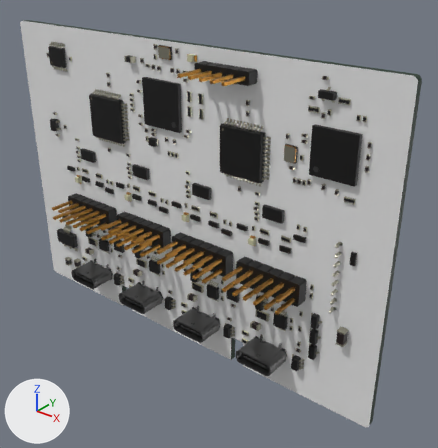
An edit to the glTF model site/assets/pcb/data-port-x4-v2.glb, drawn before and after from the same camera.
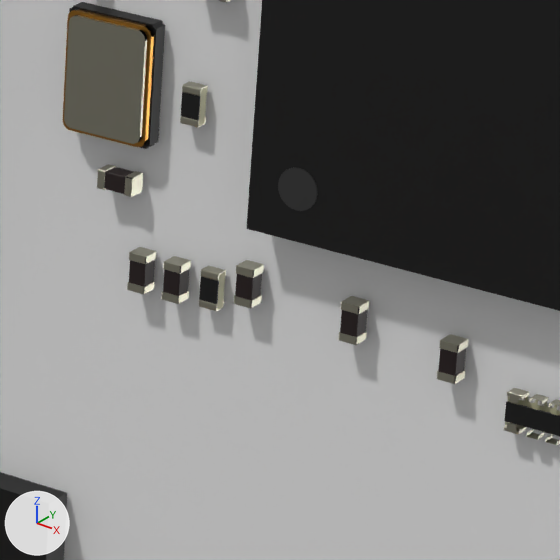
There are two pictures of each version: one whole from a camera (50 mm lens) standing at (133.8, -91.6, 19.8) and looking at (58.5, 2.5, -38.6), one close up on the part from 63% to 80% of the width and 32% to 49% of the height. The axes (+X, +Y, +Z) are drawn at lower left. The lights are the same throughout. The first two pictures are the older version. Where no turn or scale is listed for an object, it has been applied to the vertices. Vertices at exactly the same position are counted once.

The scene before the commit, as lines of its bpy script (objects in view):
```python
ob_mesh_0 = bpy.data.objects.new('Mesh_0', me_mesh_0)
ob_mesh_0.location = (0.0, 6.09, -70.0)
```
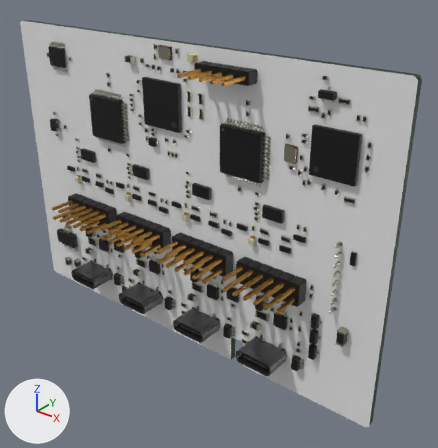
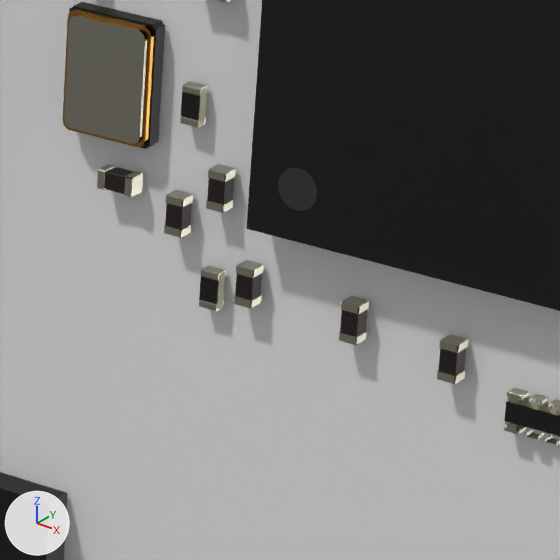
Boxes (x1, y1, x2, y2) around the edits, measured in the close-ups (560 x 560 px; the box of a moved part takes in the faces that stretch with it):
part 1 of me_mesh_0, moved or reshaped
    before: (161, 256, 191, 304)
    after: (164, 190, 193, 238)
part 2 of me_mesh_0, moved or reshaped
    before: (127, 247, 156, 294)
    after: (206, 164, 236, 213)

Diff of the bpy script that builds the scene:
```diff
--- a/site/assets/pcb/data-port-x4-v2.glb.py
+++ b/site/assets/pcb/data-port-x4-v2.glb.py
@@ me_mesh_0 @@
 me_mesh_0.from_pydata(...)  # 60164 vertices, 97884 faces; spans x 0.0..100.0, y -16.2..0.0, z 0.0..70.0
 # used by ob_mesh_0; location = (0.0, 6.09, -70.0)
+# me_mesh_0 part 1: the loose piece of 96 vertices spanning x 80.5..81.0, y -8.2..-7.7, z 47.9..48.9 is scaled about its middle by (-0.999, 1, -0.996), then moved by (0.0, 0.0, 1.7)
+# me_mesh_0 part 2: the loose piece of 96 vertices spanning x 79.5..80.0, y -8.2..-7.7, z 47.9..48.9 is scaled about its middle by (-1, 1, -0.996), then moved by (2.1, 0.0, 2.7)
 me_mesh_0.materials.append(mat_finish_data_port_x4_v2_0)
```
